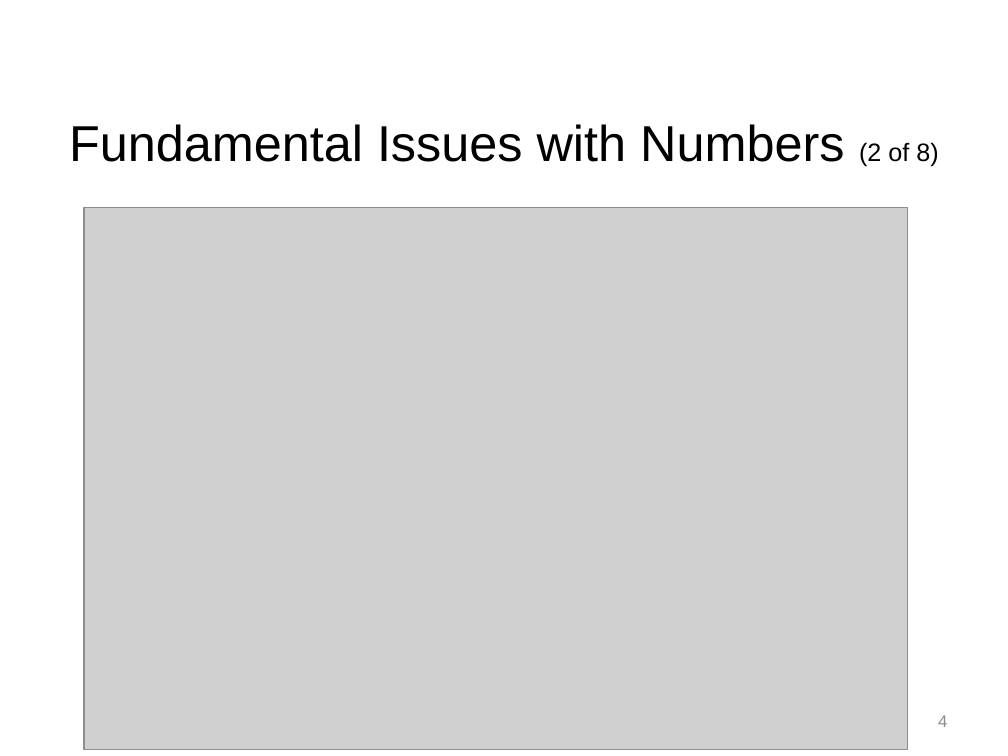
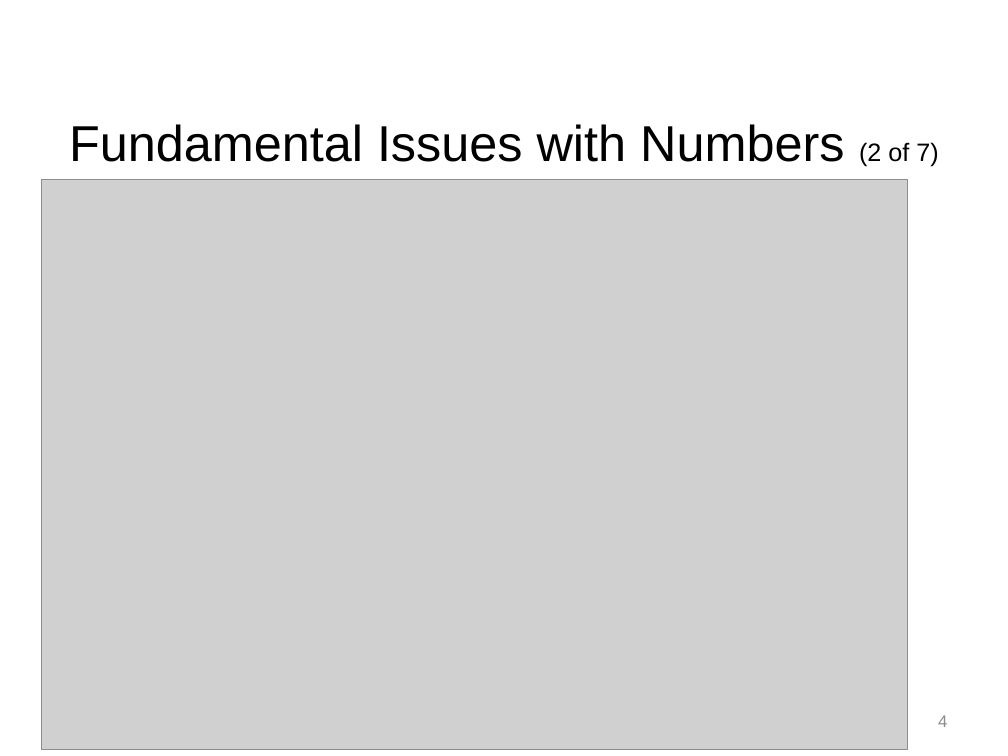
Before and after one commit to npm27/Teaching-Materials, a slide deck: slide 4 of Tests and Eval/Slides/2 Chapter 2.pptx. Drawn at 1008x756 pixels with LibreOffice and Linux fonts; fonts in the diff are those of the drawing; grey boxes stand for pictures. Boxes give left, top, right and bottom in pixels: in the first picture for what was removed or moved away, otherwise in the second. Text is boxed around its words. In the diff, an @@ line names an element or a change of style, - is before the commit and + after.

```diff
--- a/Tests and Eval/Slides/2 Chapter 2.pptx
+++ b/Tests and Eval/Slides/2 Chapter 2.pptx
@@ title at [69, 124, 938, 167]: text changed @@
-Fundamental Issues with Numbers (2 of 8)
+Fundamental Issues with Numbers (2 of 7)
@@ picture: place and size @@
-picture at [84, 208, 907, 749]
+picture at [42, 180, 907, 750]
```
Also in this commit, not shown: 7 other slides changed, 1 slide removed, 1 other file.
